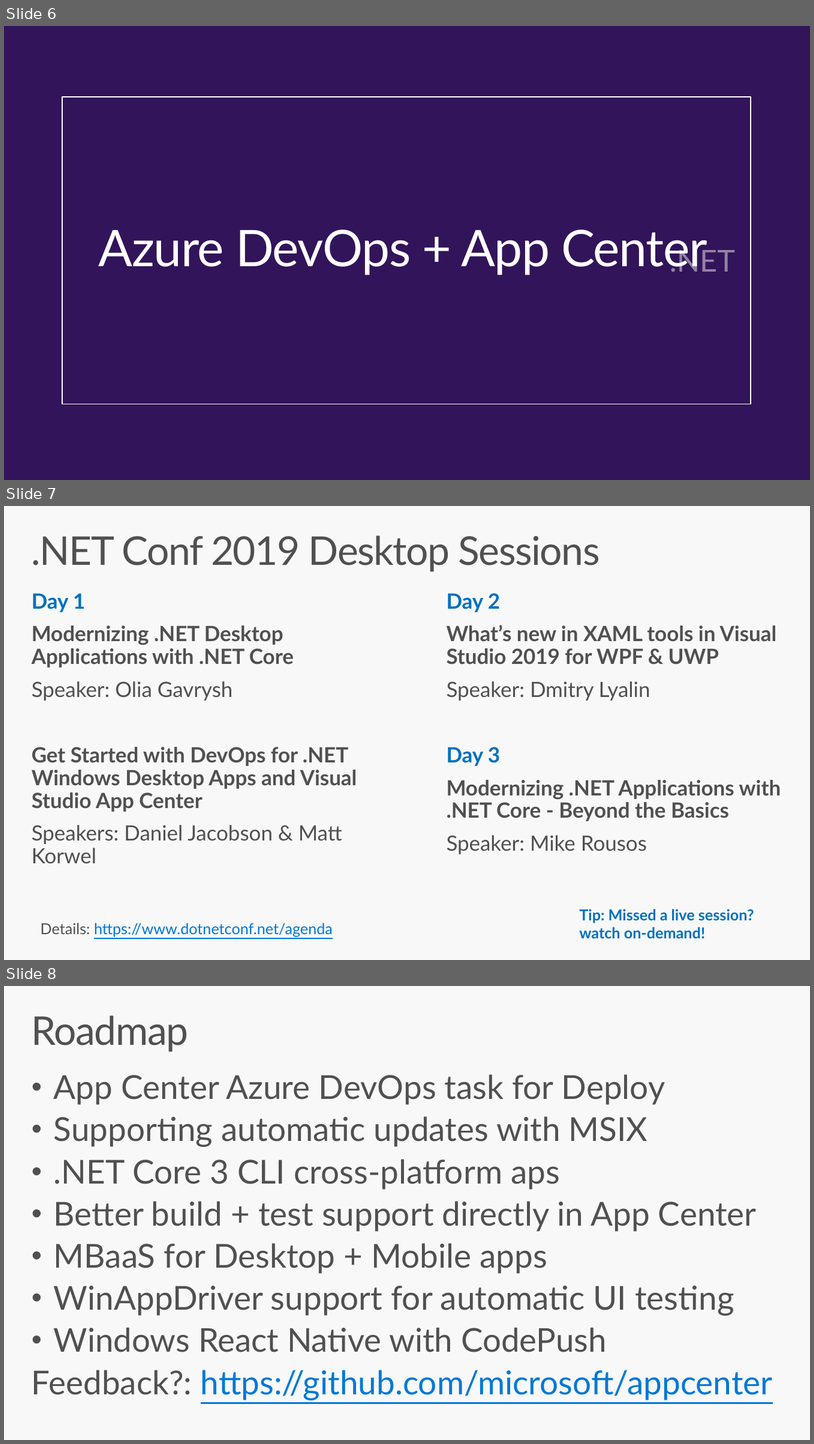
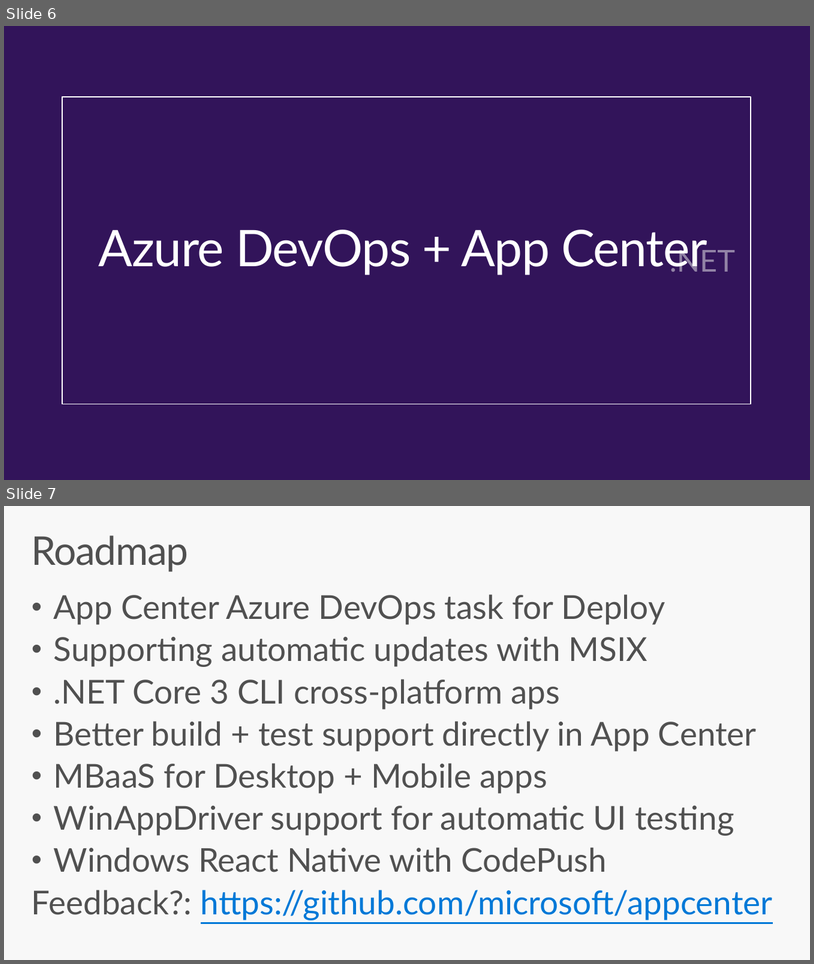
Before and after one commit to HopePH/Playground, a slide deck: DevOps.WinApp/Talk.Later/Chito.DevOps.WindowsDesktopApps.and.AppCenter.pptx. Shown one above the other, each under a label of ours: slides 6, 7 and 8 before the commit, slides 6 and 7 after it. The pictures are 814x1444 and 814x964 pixels, drawn with LibreOffice and Linux fonts; fonts in the diff are those of the drawing; background and template pictures are left out. Boxes give left, top, right and bottom in pixels: in the first picture for what was removed or moved away, otherwise in the second. Text is boxed around its words. In the diff, an @@ line names an element or a change of style, - is before the commit and + after.

```diff
--- a/DevOps.WinApp/Talk.Later/Chito.DevOps.WindowsDesktopApps.and.AppCenter.pptx
+++ b/DevOps.WinApp/Talk.Later/Chito.DevOps.WindowsDesktopApps.and.AppCenter.pptx
@@ slide 7 removed at (4,506,810,960), background #F8F8F8 @@
@@ title removed at (32,535,600,572) @@
-.NET Conf 2019 Desktop Sessions
@@ text removed at (32,593,357,863) @@
-Day 1
-Modernizing .NET Desktop Applications with .NET Core
-Speaker: Olia Gavrysh
-Get Started with DevOps for .NET Windows Desktop Apps and Visual Studio App Center
-Speakers: Daniel Jacobson & Matt Korwel
@@ text removed at (447,593,782,821) @@
-Day 2
-What’s new in XAML tools in Visual Studio 2019 for WPF & UWP
-Speaker: Dmitry Lyalin
-Day 3
-Modernizing .NET Applications with .NET Core - Beyond the Basics
-Speaker: Mike Rousos
@@ text removed at (579,909,755,939) @@
-Tip: Missed a live session? watch on-demand!
@@ text removed at (41,922,333,937) @@
-Details: https://www.dotnetconf.net/agenda
@@ what was slide 8 is now slide 7 @@
```
Also in this commit, not shown: 1 slide changed, 1 other file.
